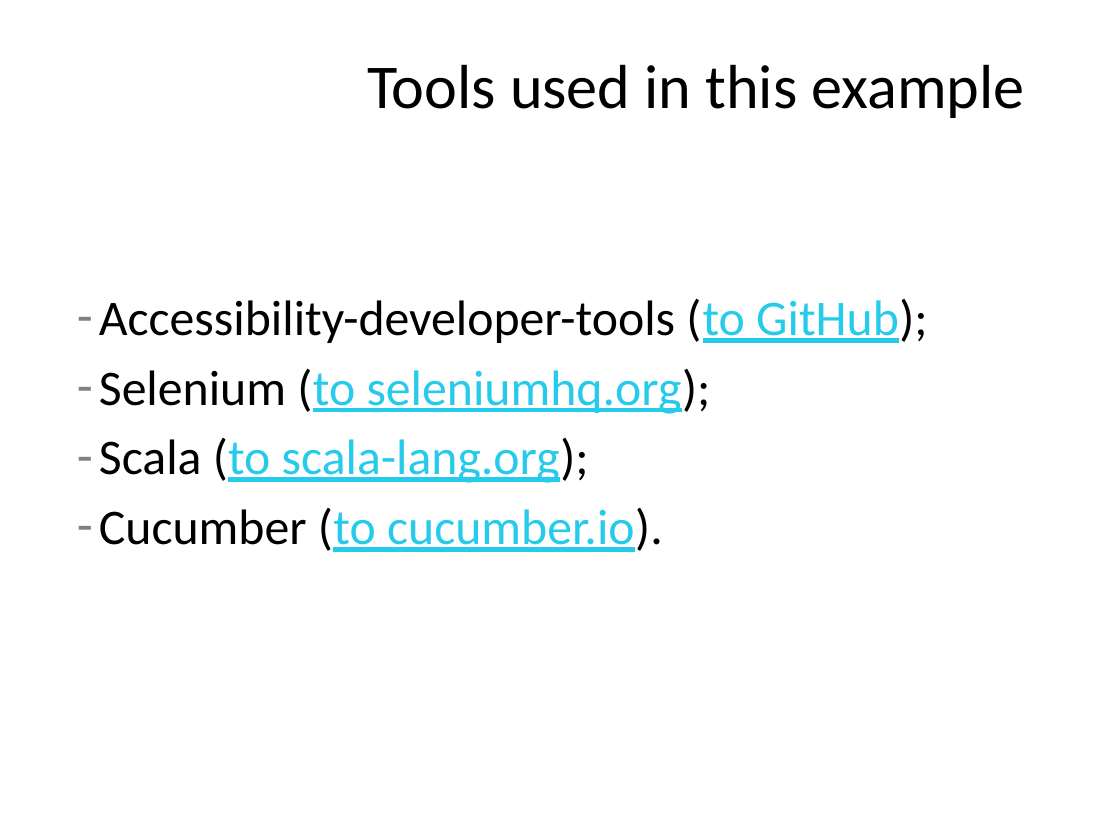
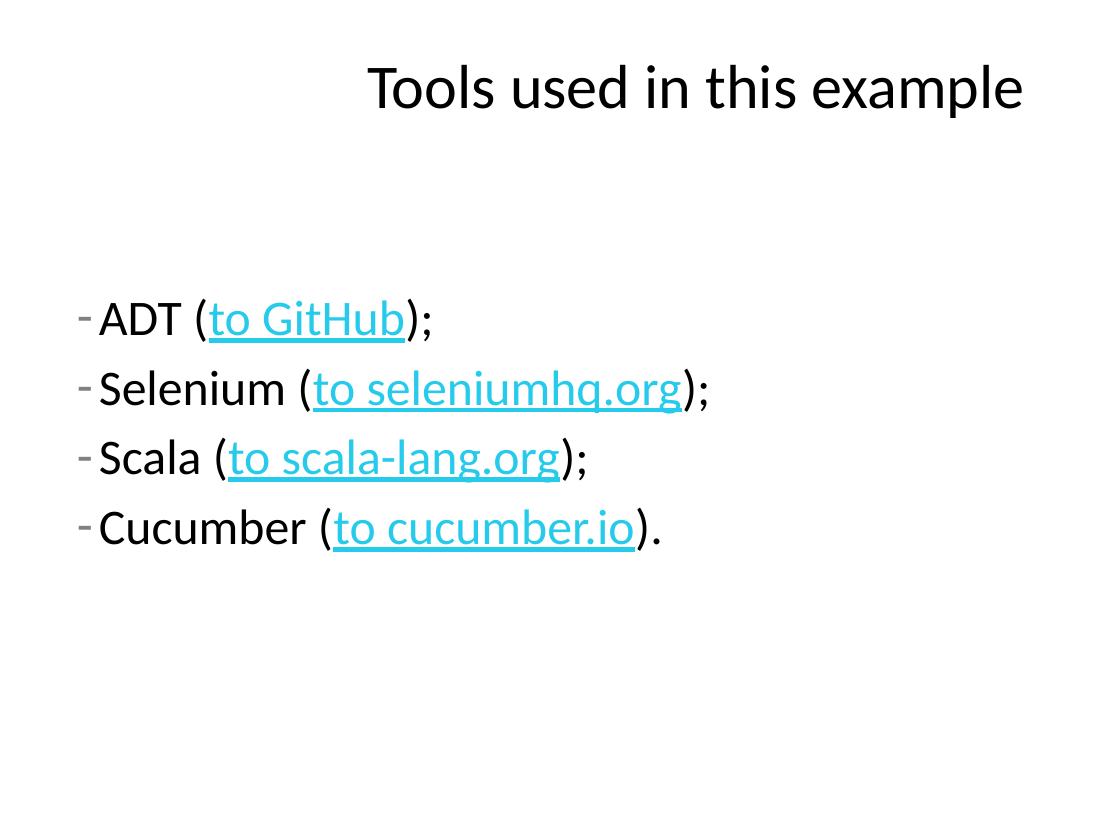
Before and after one commit to kristapsmelderis/tapost-2015-accessibility, a slide deck: slide 7 of tapost-2015-accessibility.pptx. Drawn at 1120x840 pixels with LibreOffice and Linux fonts; fonts in the diff are those of the drawing; background and template pictures are left out. Boxes give left, top, right and bottom in pixels: in the first picture for what was removed or moved away, otherwise in the second. Text is boxed around its words. In the diff, an @@ line names an element or a change of style, - is before the commit and + after.

Commit message:
finalise example test project, finalise presentation

```diff
--- a/tapost-2015-accessibility.pptx
+++ b/tapost-2015-accessibility.pptx
@@ text at (99, 299, 433, 343): text changed; text colour #000000 to #26CBEC @@
-– Accessibility-developer-tools (to GitHub);
+– ADT (to GitHub);
```
Also in this commit, not shown: 7 other slides changed, 7 slides added, 11 other files.
